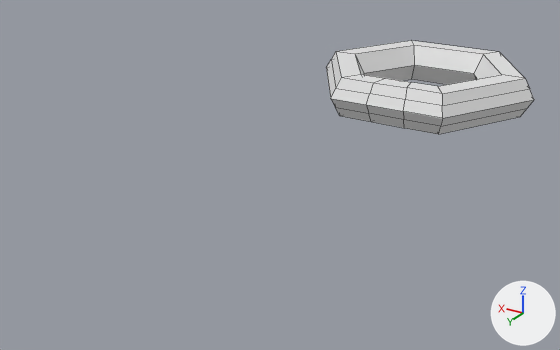
The Blender file Obj_Key_Normal_A.blend: old version first, new version second.
One viewpoint serves both versions: a camera (50 mm lens) standing at (-3.01, 8.18, 2.52) and looking at (0.41, 2.5, -0.32). The lights are fixed; the arrows at lower right show +X, +Y and +Z. The first picture is the older version. Mesh edges are drawn as thin lines.
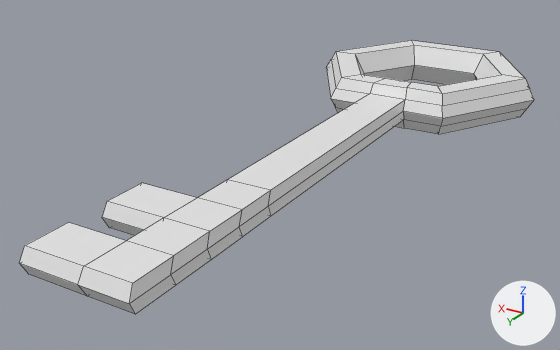
Changed parts and their boxes (x1, y1, x2, y2) in the pictures (560 x 350 px):
'Torus.001', reshaped (147% wider, 191% taller): before (326, 41, 534, 134); after (19, 41, 534, 314)
part 1 of me_torus_001, built on: before (366, 94, 405, 120); after (19, 94, 405, 314)

Diff of the bpy script that builds the scene:
```diff
--- a/Obj_Key_Normal_A.blend.py
+++ b/Obj_Key_Normal_A.blend.py
@@ me_torus_001 @@
 # used by ob_torus_001; location = (0.0, 0.0, 0.0)
-me_torus_001.from_pydata(...)  # 64 vertices, 64 faces; spans x -1.25..1.25, y -1.08..1.08, z -0.22..0.22
+me_torus_001.from_pydata(...)  # 106 vertices, 106 faces; spans x -1.25..1.25, y -1.08..5.26, z -0.22..0.22
+# me_torus_001 part 1
+# 2 faces are deleted
+# 37 vertices are added at x -0.21..0.73, y 3.64..5.26, z -0.11..0.11
+# 5 new vertices lie (0.01, 0.06, 0.11) away from vertices in x 0.2..0.73, y 3.64..4.42, z -0.11
+# 44 new faces join them
```
